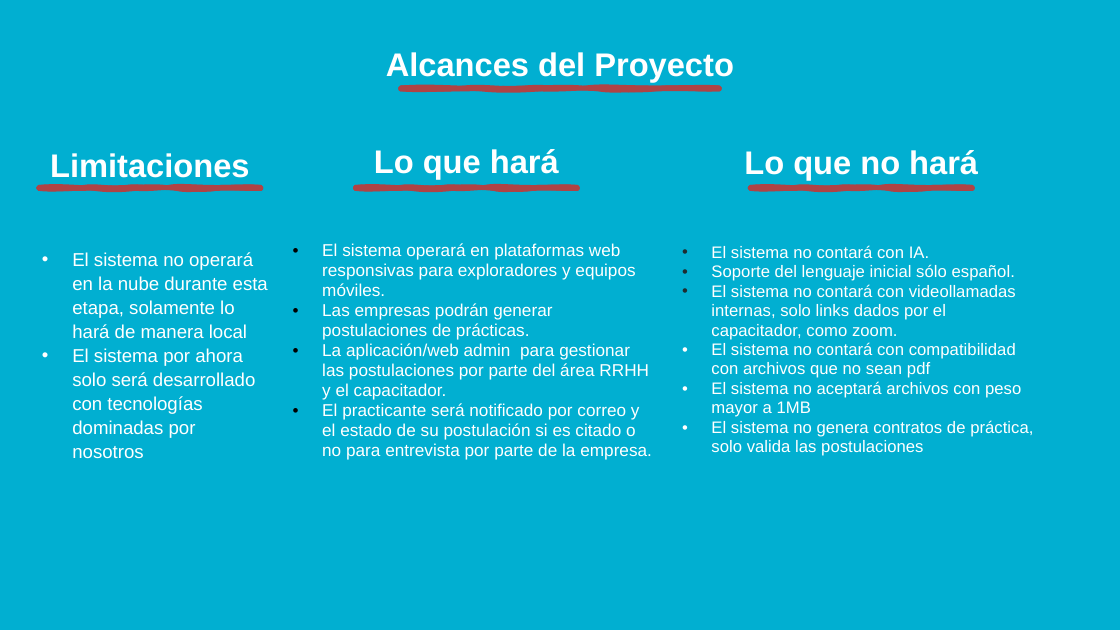
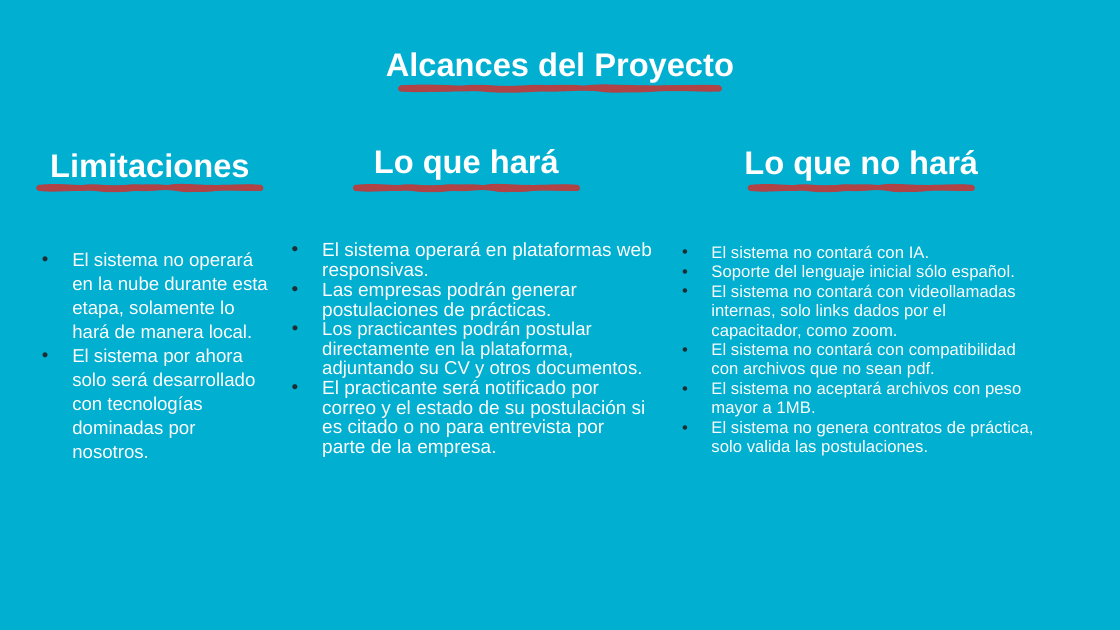
Before and after one commit to S4kki95/PTY4614-704D-G4, a slide deck: slide 18 of Fase 1 planificacion/Evidencias Proyecto/Evidencias de documentacion/Planificacion del proyecto.pptx. Drawn at 1120x630 pixels with LibreOffice and Linux fonts; fonts in the diff are those of the drawing. Boxes give left, top, right and bottom in pixels: in the first picture for what was removed or moved away, otherwise in the second. Text is boxed around its words. In the diff, an @@ line names an element or a change of style, - is before the commit and + after.

```diff
--- a/Fase 1 planificacion/Evidencias Proyecto/Evidencias de documentacion/Planificacion del proyecto.pptx
+++ b/Fase 1 planificacion/Evidencias Proyecto/Evidencias de documentacion/Planificacion del proyecto.pptx
@@ text at (x1=72, y1=252, x2=268, y2=459): text changed @@
-• El sistema no operará en la nube durante esta etapa, solamente lo hará de manera local
-• El sistema por ahora solo será desarrollado con tecnologías dominadas por nosotros
+• El sistema no operará en la nube durante esta etapa, solamente lo hará de manera local.
+• El sistema por ahora solo será desarrollado con tecnologías dominadas por nosotros.
@@ text at (x1=322, y1=242, x2=652, y2=280): text changed; size 14.7 to 16.3 pt @@
-• El sistema operará en plataformas web responsivas para exploradores y equipos móviles.
+• El sistema operará en plataformas web responsivas.
@@ text at (x1=322, y1=282, x2=646, y2=457): size 14.7 to 16.3 pt in "Las empresas podrán generar postulaciones de prácticas.", "El practicante será notificado por correo y ..."; indent changed; line spacing 0.98 to 0.88; bullet colour #000000 to #1E2D31 @@
@@ text at (x1=322, y1=321, x2=642, y2=378): text changed; size 14.7 to 15.9 pt @@
-• La aplicación/web admin para gestionar las postulaciones por parte del área RRHH y el capacitador.
+• Los practicantes podrán postular directamente en la plataforma, adjuntando su CV y otros documentos.
@@ text at (x1=711, y1=342, x2=1033, y2=456): text changed @@
-• El sistema no contará con compatibilidad con archivos que no sean pdf
-• El sistema no aceptará archivos con peso mayor a 1MB
-• El sistema no genera contratos de práctica, solo valida las postulaciones
+• El sistema no contará con compatibilidad con archivos que no sean pdf.
+• El sistema no aceptará archivos con peso mayor a 1MB.
+• El sistema no genera contratos de práctica, solo valida las postulaciones.
```
Also in this commit, not shown: 3 other slides changed.
